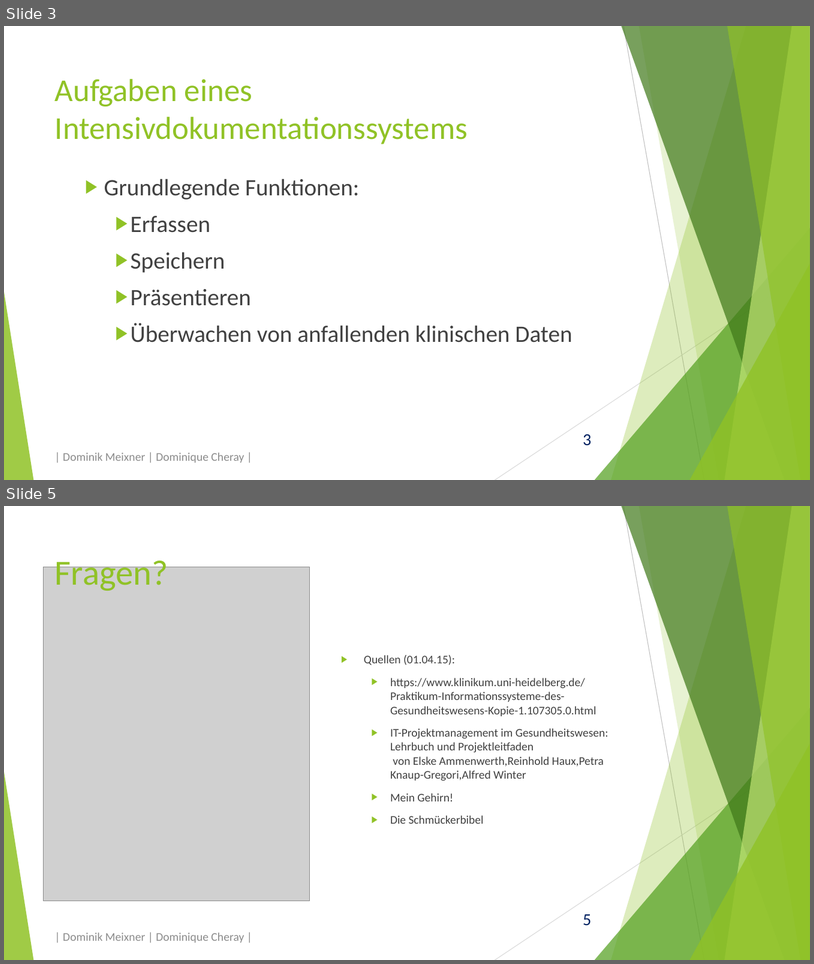
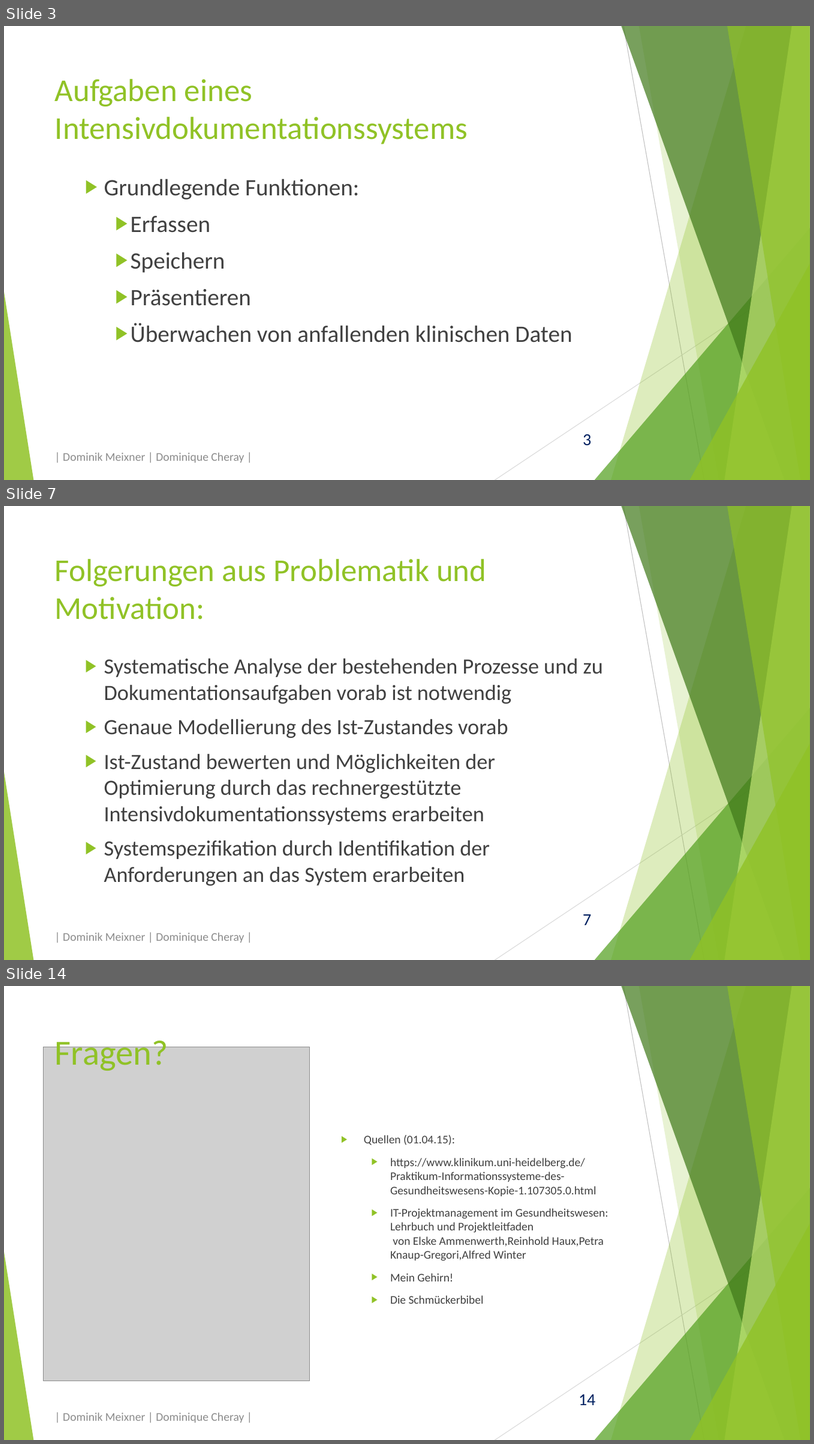
Before and after one commit to domeix/BlaBla, a slide deck: EinfIntensivDokSys/Intensivdokumentationssystem.pptx. Shown one above the other, each under a label of ours: slides 3 and 5 before the commit, slides 3, 7 and 14 after it; the slides between them are not shown. The pictures are 814x964 and 814x1444 pixels, drawn with LibreOffice and Linux fonts; fonts in the diff are those of the drawing; grey boxes stand for pictures. Boxes give left, top, right and bottom in pixels: in the first picture for what was removed or moved away, otherwise in the second. Text is boxed around its words. In the diff, an @@ line names an element or a change of style, - is before the commit and + after.

```diff
--- a/EinfIntensivDokSys/Intensivdokumentationssystem.pptx
+++ b/EinfIntensivDokSys/Intensivdokumentationssystem.pptx
@@ slide 7 added at bbox=[4, 506, 810, 960], background #FFFFFF; not listed: 11 template elements that a slide beside it also shows @@
@@ title added at bbox=[55, 559, 486, 619], 37.8 pt, text #90C226 @@
+Folgerungen aus Problematik und Motivation:
@@ text added at bbox=[104, 658, 603, 885], 25.9 pt, text #404040 @@
+  ▶ Systematische Analyse der bestehenden Prozesse und zu Dokumentationsaufgaben vorab ist notwendig
+  ▶ Genaue Modellierung des Ist-Zustandes vorab
+  ▶ Ist-Zustand bewerten und Möglichkeiten der Optimierung durch das rechnergestützte Intensivdokumentationssystems erarbeiten
+  ▶ Systemspezifikation durch Identifikation der Anforderungen an das System erarbeiten
@@ text added at bbox=[63, 932, 244, 942], 14 pt, text #8C8C8C @@
+| Dominik Meixner | Dominique Cheray |
@@ what was slide 5 is now slide 14 @@
@@ page number at bbox=[579, 1394, 596, 1405]: text changed @@
-5
+14
```
Also in this commit, not shown: 2 slides changed, 8 other slides added.
